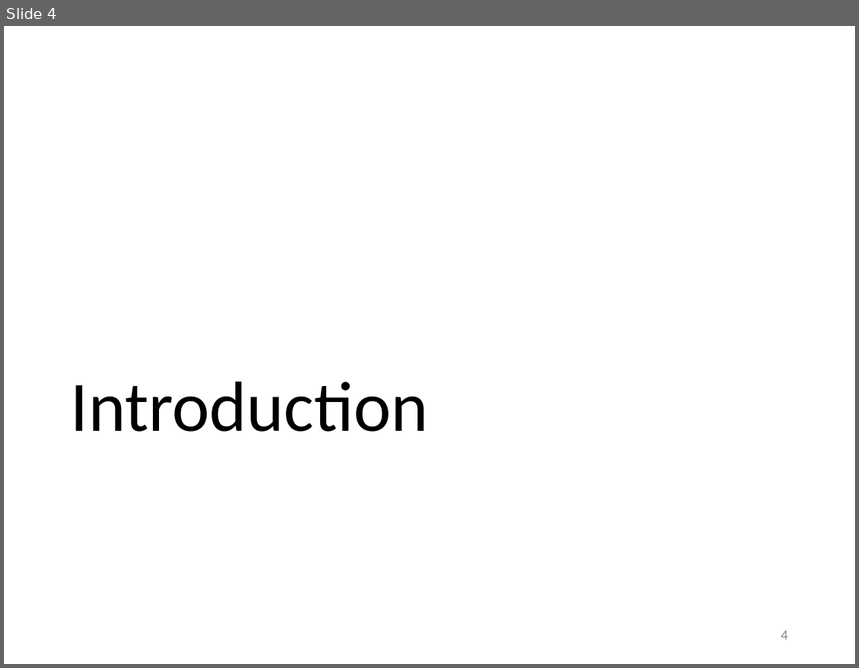
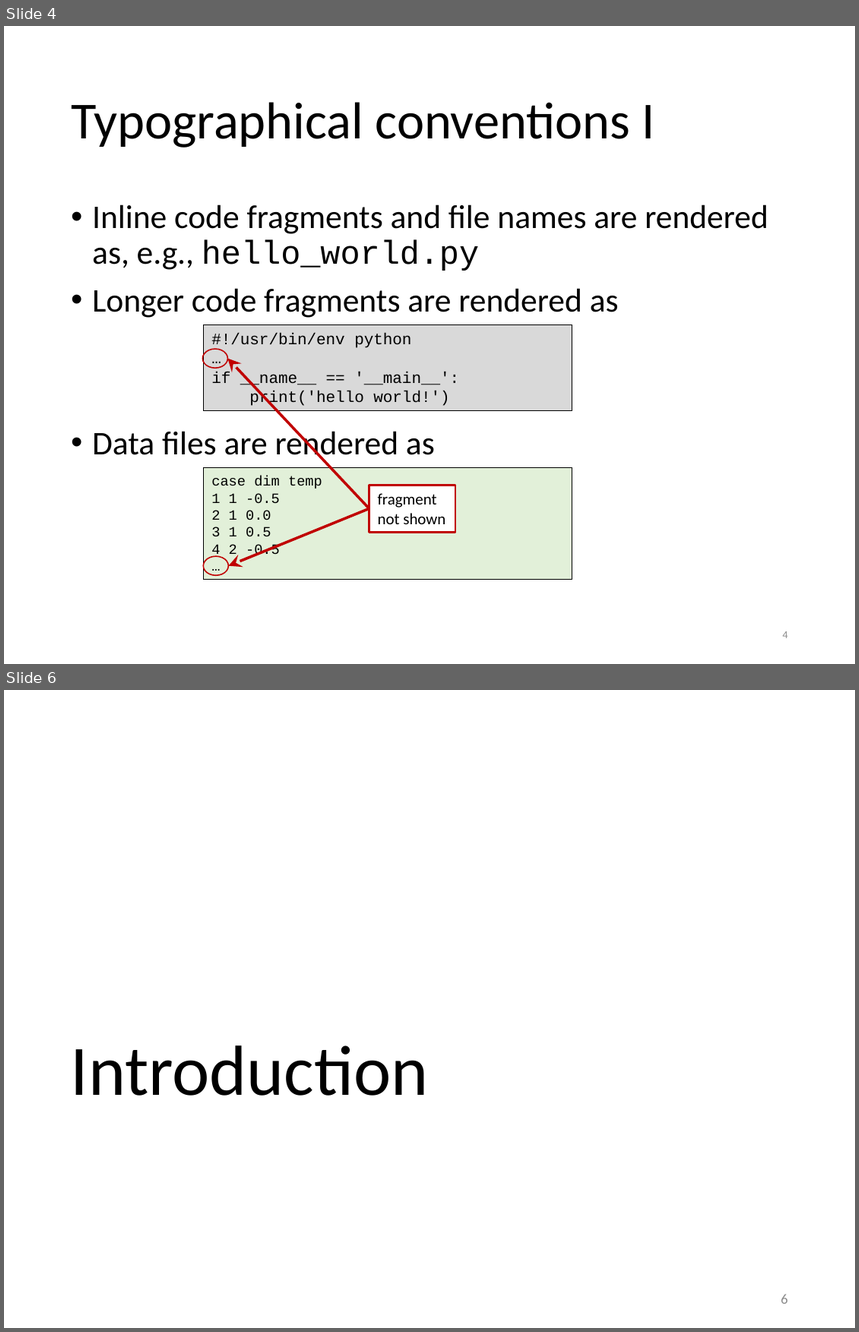
Before and after one commit to gjbex/Containers-for-HPC, a slide deck: containers_for_hpc.pptx. Shown one above the other, each under a label of ours: slide 4 before the commit, slides 4 and 6 after it; the slides between them are not shown. The pictures are 859x668 and 859x1332 pixels, drawn with LibreOffice and Linux fonts; fonts in the diff are those of the drawing. Boxes give left, top, right and bottom in pixels: in the first picture for what was removed or moved away, otherwise in the second. Text is boxed around its words. In the diff, an @@ line names an element or a change of style, - is before the commit and + after.

```diff
--- a/containers_for_hpc.pptx
+++ b/containers_for_hpc.pptx
@@ slide 4 added at <box>4,26,855,664</box>, background #FFFFFF @@
@@ title added at <box>71,102,655,148</box>, 44 pt, text #000000 @@
+Typographical conventions I
@@ text added at <box>92,205,769,463</box>, 28 pt, text #000000 @@
+• Inline code fragments and file names are rendered as, e.g., hello_world.py
+• Longer code fragments are rendered as
+• Data files are rendered as
@@ rectangle added at <box>203,325,572,411</box>, fill #D9D9D9, outline #000000 0.75 pt, 13.5 pt, text #000000 @@
+#!/usr/bin/env python
+…
+if __name__ == '__main__':
+print('hello world!')
@@ group added at <box>202,350,455,575</box>: 2 ellipses, 2 arrows, 1 rectangle @@
+fragment
+not shown
@@ rectangle added at <box>203,468,572,579</box>, fill #E2F0D9, outline #000000 0.75 pt, 12 pt, text #000000 @@
+case dim temp
+1 1 -0.5
+2 1 0.0
+3 1 0.5
+4 2 -0.5
+…
@@ page number added at <box>783,632,788,639</box>, 9 pt, text #8C8C8C @@
+4
@@ what was slide 4 is now slide 6 @@
@@ page number at <box>781,1294,788,1304</box>: text changed @@
-4
+6
```
Also in this commit, not shown: 2 slides changed, 6 other slides added.
